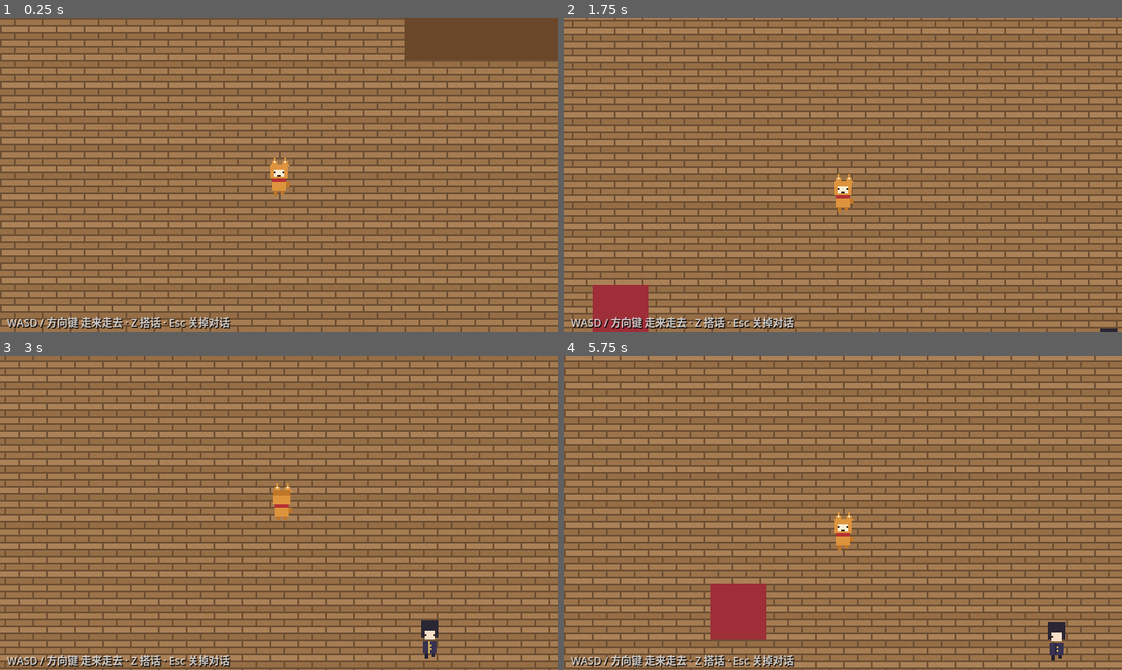
Above: before the commit, frames 1-4 (two rows, left to right).
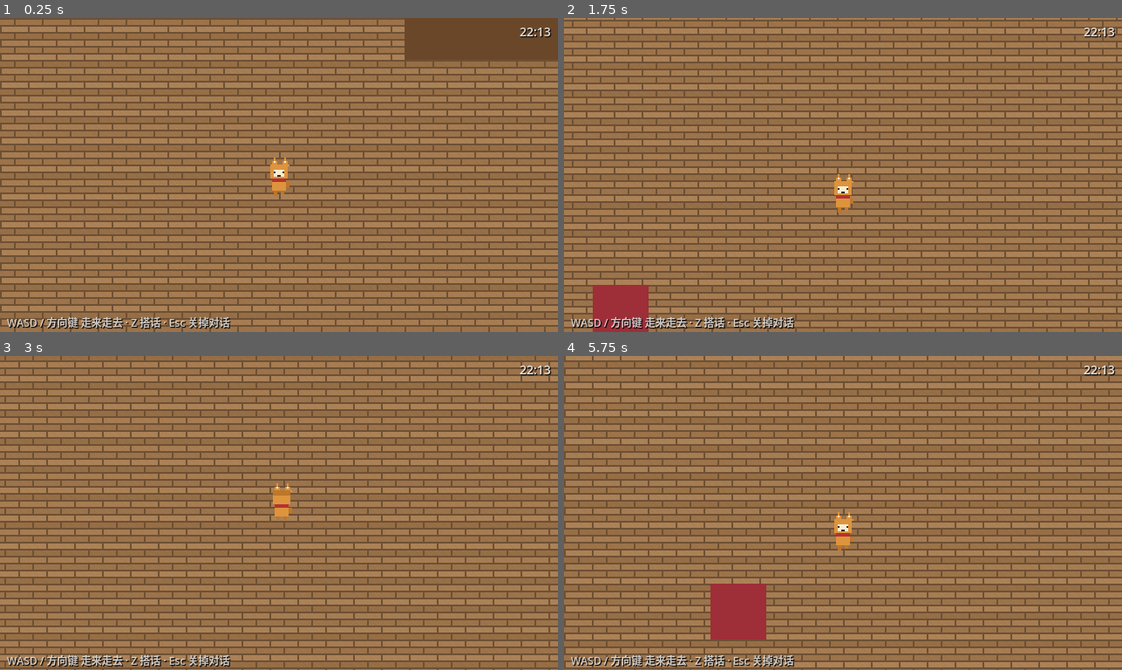
Above: after the commit, the same moments.

Repository: DbDB68/marumaru
Game: Godot game, scene res://scenes/main.tscn
The game is run twice, just before and just after one commit, with the same random seed, the same clock (stepped at 60 frames per second) and the same inputs.
Inputs:
- Up to frame 1 (0.25 s): no input
- Up to frame 2 (1.75 s): tap Enter (ui_accept) at 0.5, 0.77, 1.52 s; hold D (move_right) 0.53-1.28 s; hold Z (interact) 0.53-1.28 s; hold S (move_down) from 1.28 s (still down); tap Z (interact) at 1.35 s
- Up to frame 3 (3 s): release S (move_down) at 2.03 s; hold D (move_right) 2.03-2.78 s; hold Z (interact) 2.03-2.78 s; hold W (move_up) from 2.78 s (still down); tap Z (interact) at 2.85 s
- Up to frame 4 (5.75 s): tap Enter (ui_accept) at 3.02, 3.77, 4.52 s; release W (move_up) at 3.53 s; hold Z (interact) 3.53-4.28 s; hold A (move_left) 3.53-5.03 s; tap Z (interact) at 4.35 s; hold S (move_down) from 5.03 s (still down); hold Z (interact) from 5.03 s (still down)

The runs differ from the first frame. In frame 1, 0.1% of the frame differs, in the area x 93-99%, y 3-7%; in frame 2, 0.2%; in frame 3, 0.4%, in the area x 75-99%, y 3-97%; in frame 4, 0.4%.

Commit message:
刀男日程表：按现实时间活动（data/schedules.json 可配）+ 房间按日程生成 NPC + 游戏内时钟
Co-authored-by: k3 <k3@users.noreply.github.com>

Diff:
--- /dev/null
+++ b/data/schedules.json
@@ -0,0 +1,60 @@
+{
+  "hasebe": [
+    {
+      "from": "06:00",
+      "activity": "晨练",
+      "room": "courtyard",
+      "pos": [480, 300],
+      "mode": "wander",
+      "lines": ["晨练不可懈怠。", "呼……出身汗，痛快。"]
+    },
+    {
+      "from": "08:00",
+      "activity": "打扫",
+      "room": "main",
+      "pos": [300, 200],
+      "mode": "wander",
+      "lines": ["本丸的一尘不染，由我守护。", "这里还落着灰呢……"]
+    },
+    {
+      "from": "12:00",
+      "activity": "午饭",
+      "room": "main",
+      "pos": [600, 240],
+      "mode": "stay",
+      "lines": ["该用饭了。主也请趁热。", "今日的味噌汤味道不错。"]
+    },
+    {
+      "from": "14:00",
+      "activity": "巡逻",
+      "room": "courtyard",
+      "pos": [600, 200],
+      "mode": "wander",
+      "lines": ["巡逻中。……没有异常。", "庭院的花开得正好。"]
+    },
+    {
+      "from": "18:00",
+      "activity": "晚饭",
+      "room": "main",
+      "pos": [600, 240],
+      "mode": "stay",
+      "lines": ["今日的公务到此为止。", "晚饭已经备好了。"]
+    },
+    {
+      "from": "21:00",
+      "activity": "夜间警备",
+      "room": "main",
+      "pos": [480, 150],
+      "mode": "wander",
+      "lines": ["夜里也请安心歇息，有我在。", "这个时辰还有精神吗，主？"]
+    },
+    {
+      "from": "23:00",
+      "activity": "休息",
+      "room": "main",
+      "pos": [820, 460],
+      "mode": "stay",
+      "lines": ["……还没睡吗？熬夜可不好。", "晚安，主。明日也请多指教。"]
+    }
+  ]
+}
--- a/scenes/courtyard.tscn
+++ b/scenes/courtyard.tscn
@@ -21,6 +21,7 @@
 
 [node name="Courtyard" type="Node2D"]
 script = ExtResource("6_room")
+room_id = "courtyard"
 
 [node name="Floor" type="TextureRect" parent="."]
 z_index = -10
--- a/scenes/main.tscn
+++ b/scenes/main.tscn
@@ -1,8 +1,7 @@
-[gd_scene load_steps=13 format=3]
+[gd_scene load_steps=12 format=3]
 
 [ext_resource type="PackedScene" path="res://scenes/player.tscn" id="1_player"]
 [ext_resource type="Texture2D" path="res://assets/sprites/floor.png" id="2_floor"]
-[ext_resource type="PackedScene" path="res://scenes/npc.tscn" id="3_npc"]
 [ext_resource type="PackedScene" path="res://scenes/dialog_box.tscn" id="4_dialog"]
 [ext_resource type="PackedScene" path="res://scenes/door.tscn" id="5_door"]
 [ext_resource type="Script" path="res://scripts/room.gd" id="6_room"]
@@ -24,6 +23,7 @@
 
 [node name="Main" type="Node2D"]
 script = ExtResource("6_room")
+room_id = "main"
 
 [node name="Floor" type="TextureRect" parent="."]
 z_index = -10
@@ -92,9 +92,6 @@
 [node name="Player" parent="." instance=ExtResource("1_player")]
 position = Vector2(480, 270)
 
-[node name="Hasebe" parent="." instance=ExtResource("3_npc")]
-position = Vector2(700, 400)
-
 [node name="DoorToCourtyard" parent="." instance=ExtResource("5_door")]
 position = Vector2(480, 524)
 target_room = "res://scenes/courtyard.tscn"
--- a/scripts/game.gd
+++ b/scripts/game.gd
@@ -4,6 +4,7 @@
 
 var _pending_spawn := ""
 var _fade: ColorRect
+var _clock: Label
 var _busy := false
 
 
@@ -17,6 +18,25 @@
 	_fade.modulate.a = 0.0
 	_fade.mouse_filter = Control.MOUSE_FILTER_IGNORE
 	layer.add_child(_fade)
+	# 右上角现实时钟，方便对照日程表
+	_clock = Label.new()
+	_clock.set_anchors_preset(Control.PRESET_TOP_RIGHT)
+	_clock.offset_left = -70.0
+	_clock.offset_top = 6.0
+	_clock.offset_right = -8.0
+	_clock.offset_bottom = 24.0
+	_clock.horizontal_alignment = HORIZONTAL_ALIGNMENT_RIGHT
+	_clock.add_theme_font_size_override("font_size", 14)
+	_clock.add_theme_color_override("font_color", Color(1, 1, 1, 0.85))
+	_clock.add_theme_color_override("font_shadow_color", Color(0, 0, 0, 0.8))
+	_clock.add_theme_constant_override("shadow_offset_x", 1)
+	_clock.add_theme_constant_override("shadow_offset_y", 1)
+	layer.add_child(_clock)
+
+
+func _process(_delta: float) -> void:
+	var t := Time.get_time_dict_from_system()
+	_clock.text = "%02d:%02d" % [t.hour, t.minute]
 
 
 func change_room(room_path: String, spawn_name: String) -> void:
--- a/scripts/npc.gd
+++ b/scripts/npc.gd
@@ -1,12 +1,16 @@
 extends CharacterBody2D
-## 刀男 NPC：待机 + 随机溜达；玩家靠近可按 Z 搭话
+## 刀男 NPC：按日程表（data/schedules.json）生活
+## - mode=wander：据点附近待机 + 随机溜达；mode=stay：原地站桩
+## - 到点换活动：同房间走过去，换房间就下班消失（去别的房间能逮到他）
 ## 素材表与主角同规格：行顺序 down / up / left / right，每方向 2 帧
 
 const SPEED := 45.0
 const ROAM_RADIUS := 110.0
 const IDLE_MIN := 1.5
 const IDLE_MAX := 4.5
+const SCHEDULE_CHECK_INTERVAL := 10.0
 
+@export var npc_id := "hasebe"
 @export var lines: Array[String] = [
 	"主。……有何吩咐？",
 	"本丸的警备就交给我吧。",
@@ -21,19 +25,32 @@
 var _idle_left := 0.0
 var _walking := false
 var _stuck := 0.0
+var _slot: Dictionary = {}
+var _mode := "wander"
+var _schedule_check_left := SCHEDULE_CHECK_INTERVAL
+var _leaving := false
 
 
 func _ready() -> void:
 	add_to_group("npcs")
-	_home = global_position
+	_apply_slot(Schedule.current_slot(npc_id), true)
 	_idle_left = randf_range(IDLE_MIN, IDLE_MAX)
 
 
 func _physics_process(delta: float) -> void:
+	if _leaving:
+		return
 	if _dialog_open():
 		# 对话时立正
 		velocity = Vector2.ZERO
 		sprite.pause()
+		return
+	_schedule_check_left -= delta
+	if _schedule_check_left <= 0.0:
+		_schedule_check_left = SCHEDULE_CHECK_INTERVAL
+		_check_schedule()
+	if _mode == "stay":
+		velocity = Vector2.ZERO
 		return
 	if _walking:
 		_walk_step(delta)
@@ -42,6 +59,45 @@
 		_idle_left -= delta
 		if _idle_left <= 0.0:
 			_pick_target()
+
+
+## 应用日程槽；teleport 为 true 时直接摆到位（出生用），否则走过去
+func _apply_slot(slot: Dictionary, teleport := false) -> void:
+	_slot = slot
+	if slot.is_empty():
+		_home = global_position
+		return
+	var pos: Array = slot.get("pos", [global_position.x, global_position.y])
+	_home = Vector2(pos[0], pos[1])
+	_mode = slot.get("mode", "wander")
+	if slot.has("lines"):
+		lines.assign(slot["lines"])
+	if teleport:
+		global_position = _home
+	else:
+		# 同房间换活动：走向新据点
+		_target = _home
+		_walking = true
+		_stuck = 0.0
+
+
+func _check_schedule() -> void:
+	var slot := Schedule.current_slot(npc_id)
+	if slot.is_empty() or slot.get("from") == _slot.get("from"):
+		return
+	if slot.get("room") != _slot.get("room"):
+		_leave_room()
+	else:
+		_apply_slot(slot)
+
+
+## 换房间：淡出消失（目标房间加载时房间脚本会按日程重新生成他）
+func _leave_room() -> void:
+	_leaving = true
+	velocity = Vector2.ZERO
+	var t := create_tween()
+	t.tween_property(self, "modulate:a", 0.0, 0.6)
+	t.tween_callback(queue_free)
 
 
 func _walk_step(delta: float) -> void:
--- a/scripts/room.gd
+++ b/scripts/room.gd
@@ -1,8 +1,17 @@
 extends Node2D
-## 房间基座：切换进来时把主角摆到 Game 指定的出生点
-## 出生点放在 Spawns/ 下，名字与门的 target_spawn 对应
+## 房间基座：
+## 1) 切换进来时把主角摆到 Game 指定的出生点（出生点放在 Spawns/ 下）
+## 2) 按日程表生成此刻应该在这个房间的刀男
+
+@export var room_id := ""
+
 
 func _ready() -> void:
+	_place_player()
+	_spawn_npcs()
+
+
+func _place_player() -> void:
 	var spawn_name := Game.take_spawn()
 	if spawn_name.is_empty():
 		return
@@ -10,3 +19,17 @@
 	var player := get_node_or_null("Player")
 	if marker != null and player != null:
 		player.global_position = marker.global_position
+
+
+func _spawn_npcs() -> void:
+	for npc_id in Schedule.all_npc_ids():
+		var slot := Schedule.current_slot(npc_id)
+		if slot.get("room", "") != room_id:
+			continue
+		var scene_path := "res://scenes/npcs/%s.tscn" % npc_id
+		if not ResourceLoader.exists(scene_path):
+			push_warning("刀男场景缺失: " + scene_path)
+			continue
+		var npc: Node2D = load(scene_path).instantiate()
+		npc.npc_id = npc_id
+		add_child(npc)
--- /dev/null
+++ b/scripts/schedule.gd
@@ -0,0 +1,40 @@
+class_name Schedule
+## 刀男日程表查询：按现实时间决定刀男在哪个房间、干什么、说什么
+## 数据在 data/schedules.json，格式见该文件；新刀男照抄一段改内容即可
+
+const DATA_PATH := "res://data/schedules.json"
+
+
+static func _data() -> Dictionary:
+	var f := FileAccess.open(DATA_PATH, FileAccess.READ)
+	if f == null:
+		push_error("日程表读取失败: " + DATA_PATH)
+		return {}
+	var parsed: Variant = JSON.parse_string(f.get_as_text())
+	return parsed if parsed is Dictionary else {}
+
+
+static func all_npc_ids() -> Array:
+	return _data().keys()
+
+
+## 查某个刀男在指定时刻的日程槽；hour/minute 不传则用现实时间
+## 返回 {from, activity, room, pos, mode, lines}；查无此人返回 {}
+static func current_slot(npc_id: String, hour := -1, minute := -1) -> Dictionary:
+	if hour < 0:
+		var t := Time.get_time_dict_from_system()
+		hour = t.hour
+		minute = t.minute
+	var entries: Array = _data().get(npc_id, [])
+	if entries.is_empty():
+		return {}
+	var now := hour * 60 + minute
+	var best: Dictionary = entries[entries.size() - 1]  # 默认用最后一段（跨午夜回卷）
+	for e in entries:
+		var parts: PackedStringArray = str(e.get("from", "00:00")).split(":")
+		var start := int(parts[0]) * 60 + int(parts[1])
+		if start <= now:
+			best = e
+		else:
+			break
+	return best
--- /dev/null
+++ b/tools/test_schedule.gd
@@ -0,0 +1,43 @@
+extends SceneTree
+## 日程表单元测试：验证时段查询、跨午夜回卷、字段完整性
+## 用法：godot --headless --path <项目> --script res://tools/test_schedule.gd
+
+var _failures := 0
+
+
+func _init() -> void:
+	# 时段命中
+	_check(Schedule.current_slot("hasebe", 7, 0).get("activity") == "晨练", "07:00 应在晨练")
+	_check(Schedule.current_slot("hasebe", 11, 59).get("activity") == "打扫", "11:59 应仍在打扫")
+	_check(Schedule.current_slot("hasebe", 12, 0).get("activity") == "午饭", "12:00 整点切换到午饭")
+	_check(Schedule.current_slot("hasebe", 14, 30).get("activity") == "巡逻", "14:30 应在巡逻")
+	_check(Schedule.current_slot("hasebe", 22, 0).get("activity") == "夜间警备", "22:00 应在夜间警备")
+
+	# 跨午夜回卷：凌晨 2 点应沿用 23:00 的休息
+	_check(Schedule.current_slot("hasebe", 2, 0).get("activity") == "休息", "凌晨 02:00 应沿用休息")
+	_check(Schedule.current_slot("hasebe", 5, 59).get("activity") == "休息", "05:59 应仍在休息")
+
+	# 字段完整性：每个槽位必须有房间和坐标
+	var ids := Schedule.all_npc_ids()
+	_check(ids.has("hasebe"), "日程表里应有 hasebe")
+	for id in ids:
+		for e in Schedule._data()[id]:
+			_check(e.has("room") and e.has("pos") and e.has("from"),
+				"%s 的槽位 %s 字段完整" % [id, e.get("from", "?")])
+
+	# 查无此人
+	_check(Schedule.current_slot("不存在的刀", 10, 0).is_empty(), "查无此人应返回空")
+
+	if _failures == 0:
+		print("SCHEDULE TEST: all OK")
+	else:
+		push_error("SCHEDULE TEST: %d 项失败" % _failures)
+	quit(1 if _failures > 0 else 0)
+
+
+func _check(ok: bool, msg: String) -> void:
+	if ok:
+		print("  PASS: " + msg)
+	else:
+		_failures += 1
+		push_error("  FAIL: " + msg)
--- a/tools/test_switch.gd
+++ b/tools/test_switch.gd
@@ -21,7 +21,14 @@
 
 	var player := get_tree().get_first_node_in_group("player")
 	_check(player != null, "主屋加载后应能找到主角")
-	print("  踩门前主角位置: ", player.global_position)
+
+	# 日程生成检查：此时刻长谷部该在哪个房间，就该出现在哪
+	var slot := Schedule.current_slot("hasebe")
+	var npc := get_tree().get_first_node_in_group("npcs")
+	if slot.get("room") == "main":
+		_check(npc != null, "日程=%s(%s)，他应出现在主屋" % [slot.get("activity"), slot.get("from")])
+	else:
+		_check(npc == null, "日程=%s(%s) 在 %s，他不应出现在主屋" % [slot.get("activity"), slot.get("from"), slot.get("room")])
 
 	# 传送到主屋门口触发切换
 	player.global_position = Vector2(480, 524)
@@ -32,6 +39,13 @@
 	var p2 := get_tree().get_first_node_in_group("player")
 	_check(p2 != null and p2.global_position.distance_to(Vector2(480, 80)) < 1.0,
 		"切换后主角应在庭院出生点 (实际: %s)" % (p2.global_position if p2 else "null"))
+
+	# 庭院侧的日程生成检查
+	var npc2 := get_tree().get_first_node_in_group("npcs")
+	if slot.get("room") == "courtyard":
+		_check(npc2 != null, "日程=%s(%s)，他应出现在庭院" % [slot.get("activity"), slot.get("from")])
+	else:
+		_check(npc2 == null, "日程=%s(%s) 在 %s，他不应出现在庭院" % [slot.get("activity"), slot.get("from"), slot.get("room")])
 
 	# 再踩庭院的门回主屋
 	p2.global_position = Vector2(480, 16)
Renamed: scenes/npc.tscn -> scenes/npcs/hasebe.tscn
Not shown, added: scripts/schedule.gd.uid
Not shown, added: tools/test_schedule.gd.uid
Not shown, added: tools/switch_test.log
